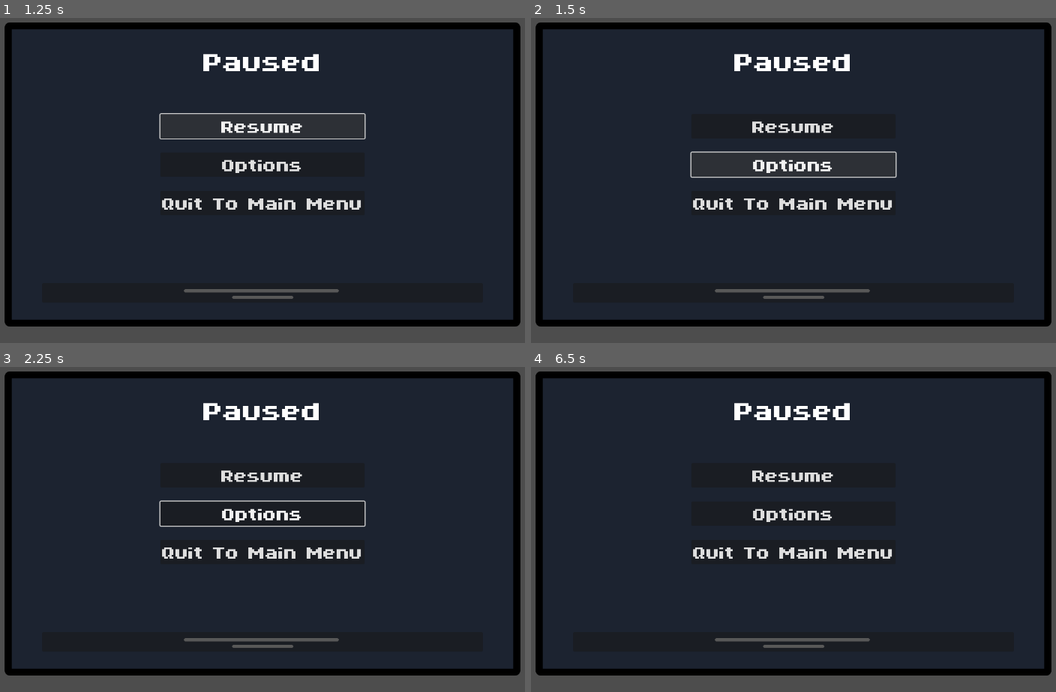
Above: before the commit, frames 1-4 (two rows, left to right).
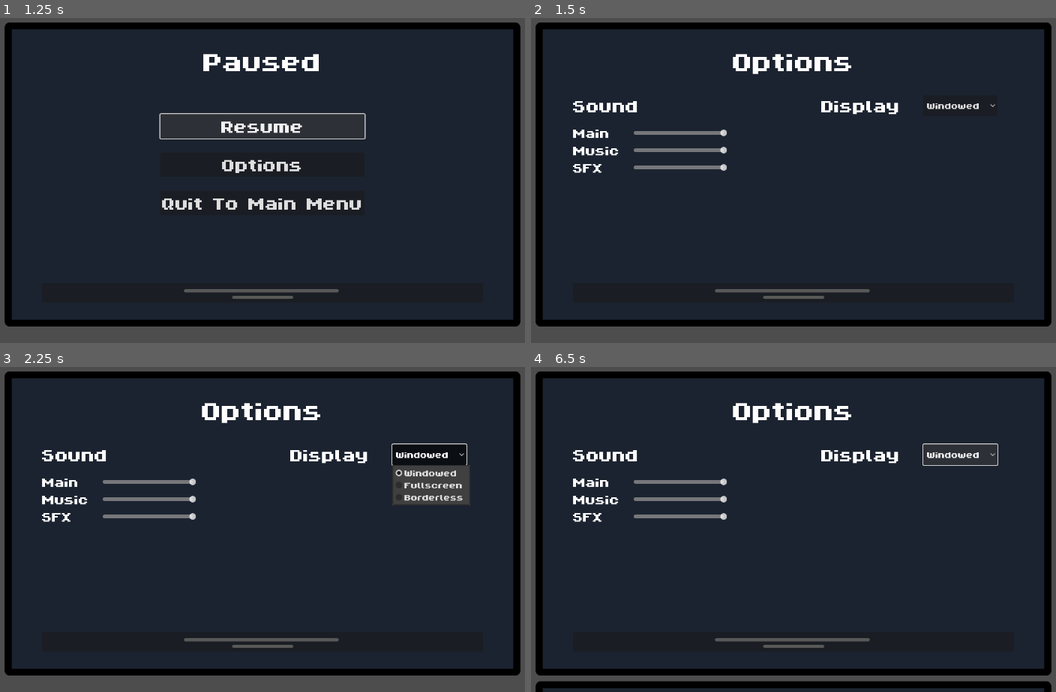
Above: after the commit, the same moments.

Repository: Goldstar32/TMMGame
Game: Godot game, scene res://Scenes/Menus/pause_menu.tscn
Same seed, same stepped clock (60 frames per second), same inputs: the game is played once before the commit and once after it. This scene is started directly instead of the project's main scene.
Inputs (mouse positions are in pixels of both pictures, inside the frame that each line leads up to):
- Up to frame 1 (1.25 s): click "Resume" at 0.5 s
- Up to frame 2 (1.5 s): click "Options" at 1.25 s
- Up to frame 3 (2.25 s): click (430, 454) at 2 s, where only the run after the commit has a clickable "Windowed"
- Up to frame 4 (6.5 s): hold D (right) 2.78-3.53 s; hold S (down) 3.53-4.28 s; hold D (right) 4.28-5.03 s; hold W (up) 5.03-5.78 s; hold A (left) from 5.78 s (still down); tap Escape (pause) at 6.4 s

Frame 1 is identical in both runs. In frame 2, 3.7% of the frame differs, in the area x 8-89%, y 11-59%; in frame 3, 6.2%; in frame 4, 6.6%, in the area x 0-100%, y 11-100%.
Error after the commit: Invalid access to property or key 'size' on a base object of type 'Nil'. (res://Scripts/AutoLoad/game_manager.gd:59)

Commit message:
Fully working pause menu!

Diff:
--- /dev/null
+++ b/Scenes/Menus/pause_menu.gd
@@ -0,0 +1,38 @@
+extends Control
+@onready var click_sound = preload("res://Assets/SFX/spacebar-click-keyboard-199448.mp3")
+
+func _ready():
+	pass
+func _process(delta):
+	pass
+
+
+func _on_resume_button_up():
+	$SFX.stream = click_sound
+	$SFX.play()
+
+	GameManager.unpause()
+
+func _on_options_button_up():
+	$SFX.stream = click_sound
+	$SFX.play()
+
+	var options = preload("res://Scenes/Menus/options_menu.tscn").instantiate()
+	add_child(options)
+
+func _on_quit_to_main_button_up():
+	get_tree().paused = false
+	GameManager.pause_menu_instance = null
+
+	$SFX.stream = click_sound
+	$SFX.play()
+	await get_tree().create_timer(0.3).timeout
+
+	get_tree().change_scene_to_file("res://Scenes/Menus/main_menu.tscn")
+
+
+func _on_close_button_up():
+	$SFX.stream = click_sound
+	$SFX.play()
+
+	GameManager.unpause()
--- a/Scenes/Menus/pause_menu.tscn
+++ b/Scenes/Menus/pause_menu.tscn
@@ -1,5 +1,6 @@
-[gd_scene load_steps=5 format=3 uid="uid://b3xx10p0gvujg"]
+[gd_scene load_steps=6 format=3 uid="uid://b3xx10p0gvujg"]
 
+[ext_resource type="Script" path="res://Scenes/Menus/pause_menu.gd" id="1_e2mb6"]
 [ext_resource type="FontFile" uid="uid://dftd16vvel3ma" path="res://Assets/styling/fonts/ByteBounce.ttf" id="1_oddyw"]
 [ext_resource type="Theme" uid="uid://brj6qsyhfjkw3" path="res://Assets/styling/themes/menu_button_theme.tres" id="2_dmd0x"]
 [ext_resource type="Texture2D" uid="uid://tu2lmp5ft7qd" path="res://Assets/images/menu-stuff/pad-arrow.png" id="3_x0402"]
@@ -24,6 +25,7 @@
 anchor_bottom = 1.0
 grow_horizontal = 2
 grow_vertical = 2
+script = ExtResource("1_e2mb6")
 
 [node name="SFX" type="AudioStreamPlayer2D" parent="."]
 bus = &"SFX"
@@ -73,17 +75,17 @@
 size_flags_horizontal = 4
 theme_override_constants/separation = 30
 
-[node name="Button" type="Button" parent="MenuPanel/MarginContainer/VBoxContainer/VBoxContainer"]
+[node name="Resume" type="Button" parent="MenuPanel/MarginContainer/VBoxContainer/VBoxContainer"]
 layout_mode = 2
 theme = ExtResource("2_dmd0x")
 text = "Resume"
 
-[node name="Button2" type="Button" parent="MenuPanel/MarginContainer/VBoxContainer/VBoxContainer"]
+[node name="Options" type="Button" parent="MenuPanel/MarginContainer/VBoxContainer/VBoxContainer"]
 layout_mode = 2
 theme = ExtResource("2_dmd0x")
 text = "Options"
 
-[node name="Button3" type="Button" parent="MenuPanel/MarginContainer/VBoxContainer/VBoxContainer"]
+[node name="QuitToMain" type="Button" parent="MenuPanel/MarginContainer/VBoxContainer/VBoxContainer"]
 layout_mode = 2
 theme = ExtResource("2_dmd0x")
 text = "Quit To Main Menu"
@@ -97,3 +99,8 @@
 "
 icon = ExtResource("3_x0402")
 icon_alignment = 1
+
+[connection signal="button_up" from="MenuPanel/MarginContainer/VBoxContainer/VBoxContainer/Resume" to="." method="_on_resume_button_up"]
+[connection signal="button_up" from="MenuPanel/MarginContainer/VBoxContainer/VBoxContainer/Options" to="." method="_on_options_button_up"]
+[connection signal="button_up" from="MenuPanel/MarginContainer/VBoxContainer/VBoxContainer/QuitToMain" to="." method="_on_quit_to_main_button_up"]
+[connection signal="button_up" from="MenuPanel/MarginContainer/VBoxContainer/Close" to="." method="_on_close_button_up"]
--- a/Scripts/AutoLoad/game_manager.gd
+++ b/Scripts/AutoLoad/game_manager.gd
@@ -5,7 +5,9 @@
 
 var pausable = true
 var cam : Camera2D
-
+var screen_size
+var menu_tablet : Control
+var tween : Tween
 
 func _ready():
 	process_mode = Node.PROCESS_MODE_ALWAYS
@@ -14,29 +16,71 @@
 	if event.is_action_released("pause") and pausable:
 		if !pause_menu_instance:
 			pause_menu_instance = pause_menu.instantiate()
+			menu_tablet = pause_menu_instance.find_child("MenuPanel")
 		if get_tree().paused:
 			unpause()
 		else:
 			pause()
 
 func pause():
+	get_tree().paused = true
+	update_screen_size()
+
 	if cam:
 		pause_menu_instance.scale = Vector2(cam.zoom[0] ** -1, cam.zoom[1] ** -1)
 		cam.add_child(pause_menu_instance)
+		cam_animate("in")
 	else:
 		get_tree().root.add_child(pause_menu_instance)
+		screen_animate("in")
 
-	get_tree().paused = true
 func unpause():
-	get_tree().paused = false
+	update_screen_size()
 
 	if cam:
+		cam_animate("out")
+		await get_tree().create_timer(0.5).timeout
 		pause_menu_instance.queue_free()
 	else:
+		screen_animate("out")
+		await get_tree().create_timer(0.5).timeout
 		pause_menu_instance.queue_free()
+	pause_menu_instance = null
+	get_tree().paused = false
 
 
 func set_cam(camera : Camera2D):
 	cam = camera
 func set_pausable(paus : bool):
 	pausable = paus
+
+# Makes a tween based on the screen size
+func screen_animate(direction):
+	var x_pos = screen_size[0]/2 - menu_tablet.size[0]/2
+	var y_pos = screen_size[1]/2 - menu_tablet.size[1]/2
+
+	if tween:
+		tween.kill()
+	tween = pause_menu_instance.create_tween()
+	if direction == "in":
+		menu_tablet.set_position(Vector2(x_pos, screen_size[1]))
+		tween.tween_property(menu_tablet, "position", Vector2(x_pos, y_pos), 0.5)
+	if direction == "out":
+		tween.tween_property(menu_tablet, "position", Vector2(x_pos, screen_size[1]), 0.5)
+func cam_animate(direction):
+	var x_pos = -menu_tablet.size[0]/2
+	var y_pos = -menu_tablet.size[1]/2
+
+	if tween:
+		tween.kill()
+	tween = pause_menu_instance.create_tween()
+	if direction == "in":
+		menu_tablet.set_position(Vector2(x_pos, -y_pos))
+		tween.tween_property(menu_tablet, "position", Vector2(x_pos, y_pos), 0.5)
+	if direction == "out":
+		tween.tween_property(menu_tablet, "position", Vector2(x_pos, -y_pos), 0.5)
+
+# Available function everywhere to get current screen size
+func update_screen_size():
+	screen_size = get_viewport().get_visible_rect().size
+	return screen_size
--- a/Scripts/Menus/main_menu.gd
+++ b/Scripts/Menus/main_menu.gd
@@ -4,10 +4,12 @@
 # Called when the node enters the scene tree for the first time.
 func _ready():
 	GameManager.set_pausable(false)
+	pass
 # Called when a notification is sent ex. predelete, before exiting the scene
 func _notification(what):
 	if what == NOTIFICATION_PREDELETE:
 		GameManager.set_pausable(true)
+	pass
 
 # Called every frame. 'delta' is the elapsed time since the previous frame.
 func _process(delta):
--- a/Scripts/Menus/options_menu.gd
+++ b/Scripts/Menus/options_menu.gd
@@ -31,21 +31,24 @@
 	var window_mode = window_mode_to_int()
 	mode_option_button.select(window_mode)
 
-	screen_size = get_viewport().get_visible_rect().size
-	animation("in")
+	screen_size = GameManager.update_screen_size()
+	if from_main_menu:
+		pull_up_animation("in")
 
 # Called every frame. 'delta' is the elapsed time since the previous frame.
 func _process(delta):
-	screen_size = get_viewport().get_visible_rect().size
+	screen_size = GameManager.update_screen_size()
 
 func _on_button_button_up():
-	$SFX.stream = click_sound
-	$SFX.play()
-
-	animation("out")
-	await get_tree().create_timer(0.5).timeout
-	get_tree().root.remove_child(options_menu)
-
+	if from_main_menu:
+		$SFX.stream = click_sound
+		$SFX.play()
+		pull_up_animation("out")
+		await get_tree().create_timer(0.5).timeout
+	else:
+		$".."/SFX.stream = click_sound
+		$".."/SFX.play()
+	options_menu.queue_free()
 # Changes the display mode
 func _on_option_button_item_selected(index):
 	$SFX.stream = click_sound
@@ -85,9 +88,7 @@
 
 func menu_from_main_menu():
 	from_main_menu = true
-func animation(direction):
-	if from_main_menu:
-		pull_up_animation(direction)
+
 # Makes a tween based on the screen size
 func pull_up_animation(direction):
 	var posX = screen_size[0]/2 - menu_panel.size[0]/2
